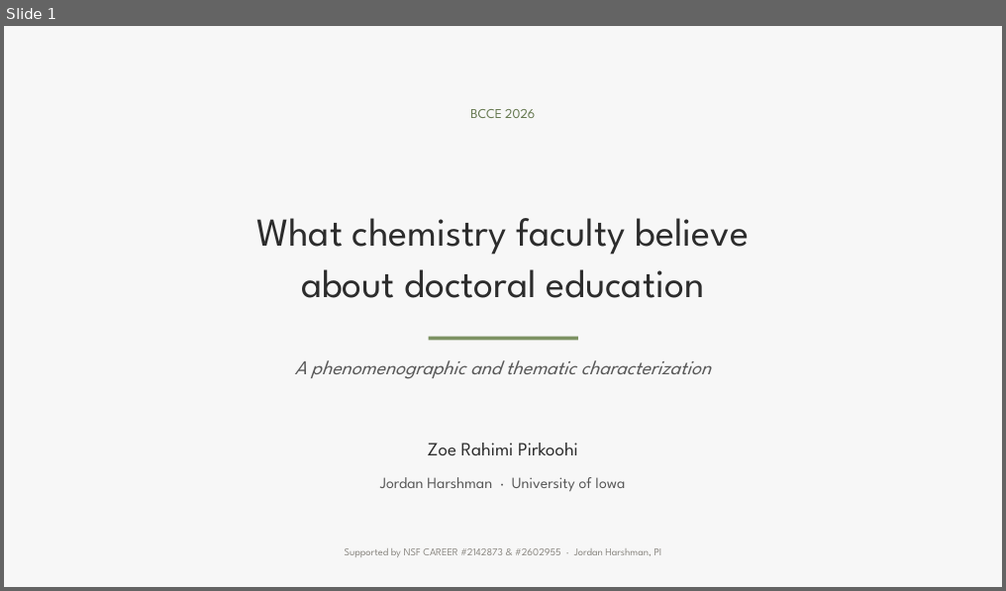
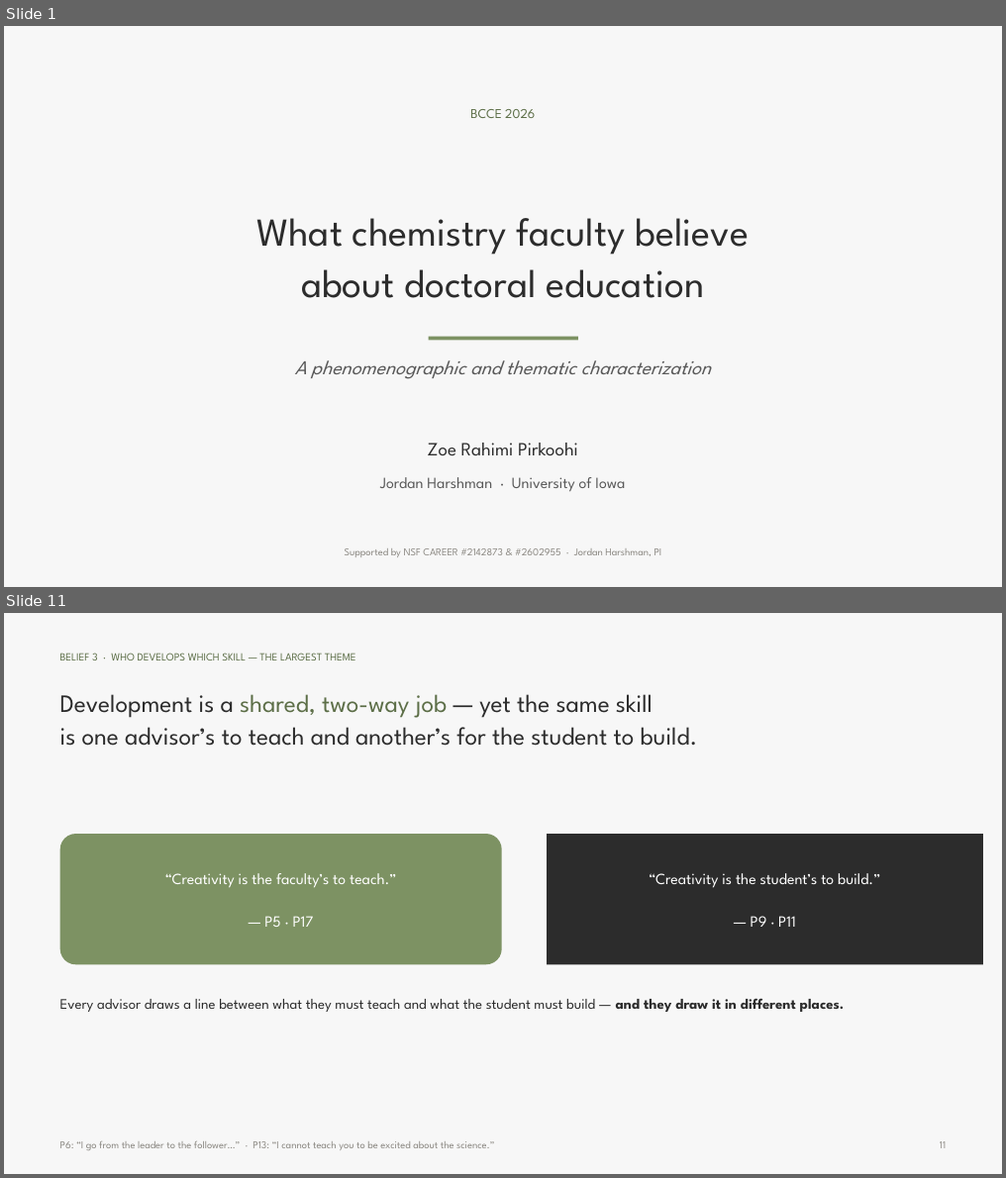
Before and after one commit to 7ahra/resnet_exploration, a slide deck: bcce_2026_faculty_beliefs/BCCE2026_faculty_beliefs.pptx. Shown one above the other, each under a label of ours: slide 1 before the commit, slides 1 and 11 after it; the slides between them are not shown. The pictures are 1006x591 and 1006x1178 pixels, drawn with LibreOffice and Linux fonts; fonts in the diff are those of the drawing; background and template pictures are left out. Boxes give left, top, right and bottom in pixels: in the first picture for what was removed or moved away, otherwise in the second. Text is boxed around its words. In the diff, an @@ line names an element or a change of style, - is before the commit and + after.

```diff
--- a/bcce_2026_faculty_beliefs/BCCE2026_faculty_beliefs.pptx
+++ b/bcce_2026_faculty_beliefs/BCCE2026_faculty_beliefs.pptx
@@ slide 11 added at (x1=4, y1=613, x2=1002, y2=1174), background picture (left out) @@
@@ rectangle added at (x1=4, y1=613, x2=1002, y2=1174), fill #F7F7F7 @@
@@ text added at (x1=60, y1=653, x2=356, y2=661), 10.5 pt, text #5C6E47 @@
+BELIEF 3 · WHO DEVELOPS WHICH SKILL — THE LARGEST THEME
@@ text added at (x1=60, y1=694, x2=698, y2=746), 24 pt, text #2C2C2C @@
+Development is a shared, two-way job — yet the same skill
+is one advisor’s to teach and another’s for the student to build.
@@ rounded rectangle added at (x1=60, y1=834, x2=502, y2=964), fill #7D9263 @@
@@ rectangle added at (x1=547, y1=834, x2=983, y2=964), fill #2C2C2C @@
@@ text added at (x1=165, y1=873, x2=396, y2=927), 15 pt, text #FFFFFF @@
+“Creativity is the faculty’s to teach.”
+— P5 · P17
@@ text added at (x1=648, y1=873, x2=880, y2=927), 15 pt, text #FFFFFF @@
+“Creativity is the student’s to build.”
+— P9 · P11
@@ text added at (x1=60, y1=998, x2=845, y2=1012), 14 pt, text #2C2C2C @@
+Every advisor draws a line between what they must teach and what the student must build — and they draw it in different places.
@@ text added at (x1=60, y1=1142, x2=494, y2=1151), 10 pt, text #8C8983 @@
+P6: “I go from the leader to the follower…” · P13: “I cannot teach you to be excited about the science.”
@@ text added at (x1=940, y1=1142, x2=945, y2=1149), 10 pt, text #8C8983 @@
+11
```
Also in this commit, not shown: 9 other slides changed, 4 other slides added, 6 slides removed, 3 other files.
